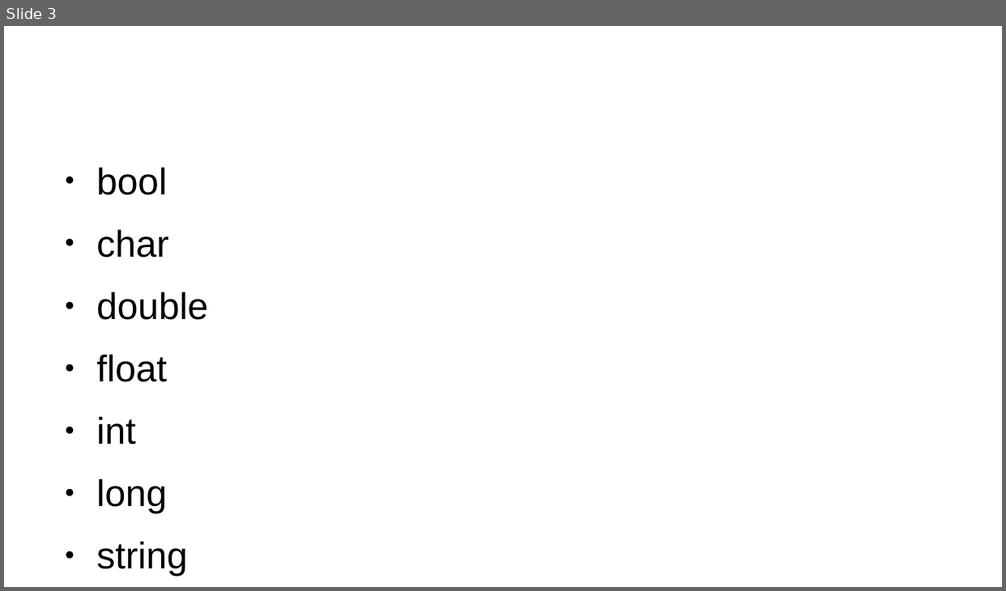
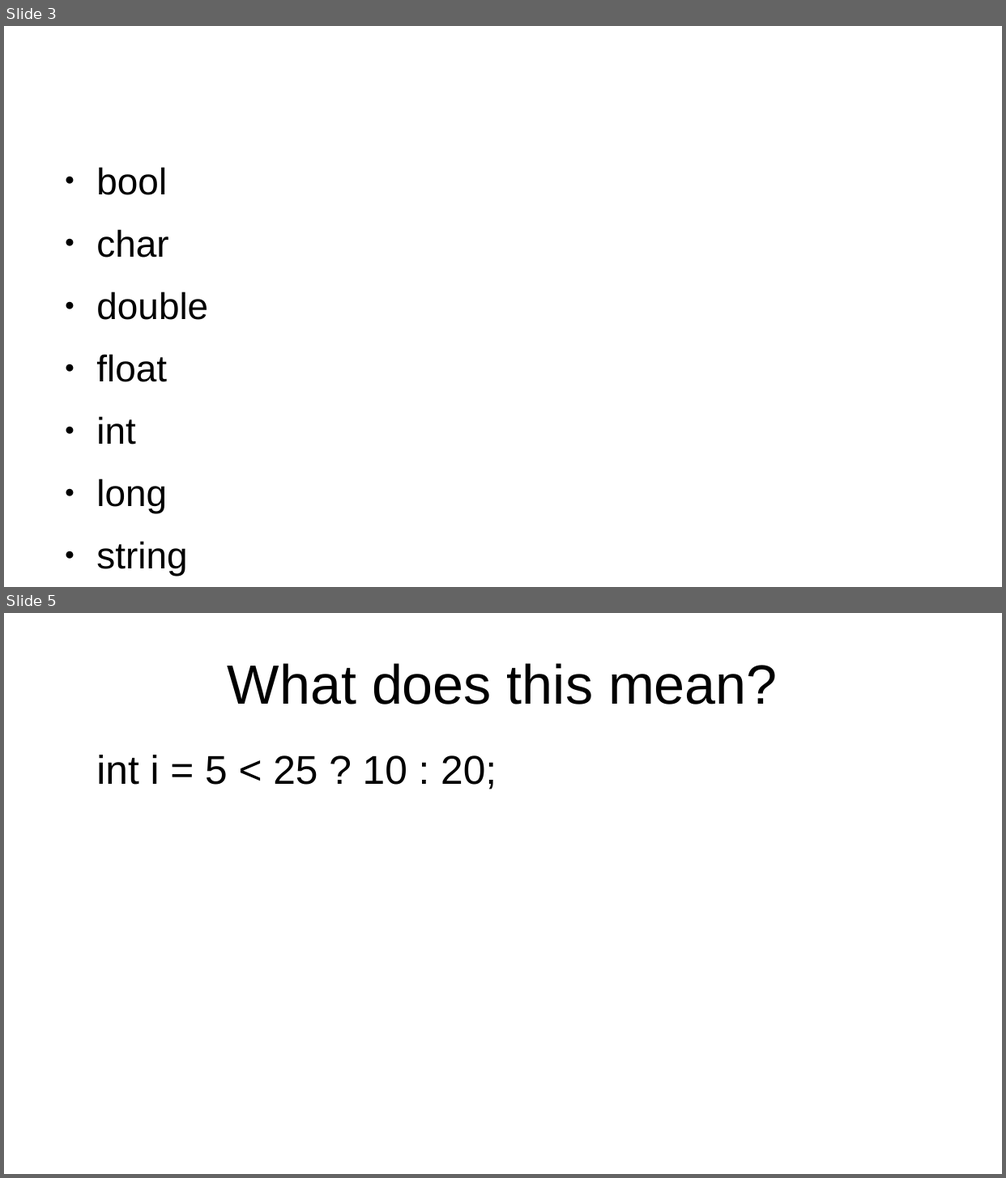
Before and after one commit to JaneQu-26/RSSI_Graphing, a slide deck: ZhiQu_sideproject.odp. Shown one above the other, each under a label of ours: slide 3 before the commit, slides 3 and 5 after it; the slides between them are not shown. The pictures are 1006x591 and 1006x1178 pixels, drawn with LibreOffice and Linux fonts; fonts in the diff are those of the drawing. Boxes give left, top, right and bottom in pixels: in the first picture for what was removed or moved away, otherwise in the second. Text is boxed around its words. In the diff, an @@ line names an element or a change of style, - is before the commit and + after.

```diff
--- a/ZhiQu_sideproject.odp
+++ b/ZhiQu_sideproject.odp
@@ slide 5 added at <box>4,613,1002,1174</box>, background #FFFFFF @@
@@ title added at <box>228,663,778,705</box>, 44 pt, text #000000 @@
+What does this mean?
@@ text added at <box>96,755,496,790</box>, 32 pt, text #000000 @@
+int i = 5 < 25 ? 10 : 20;
```
Also in this commit, not shown: 2 slides changed, 4 other slides added, 1 other file.
